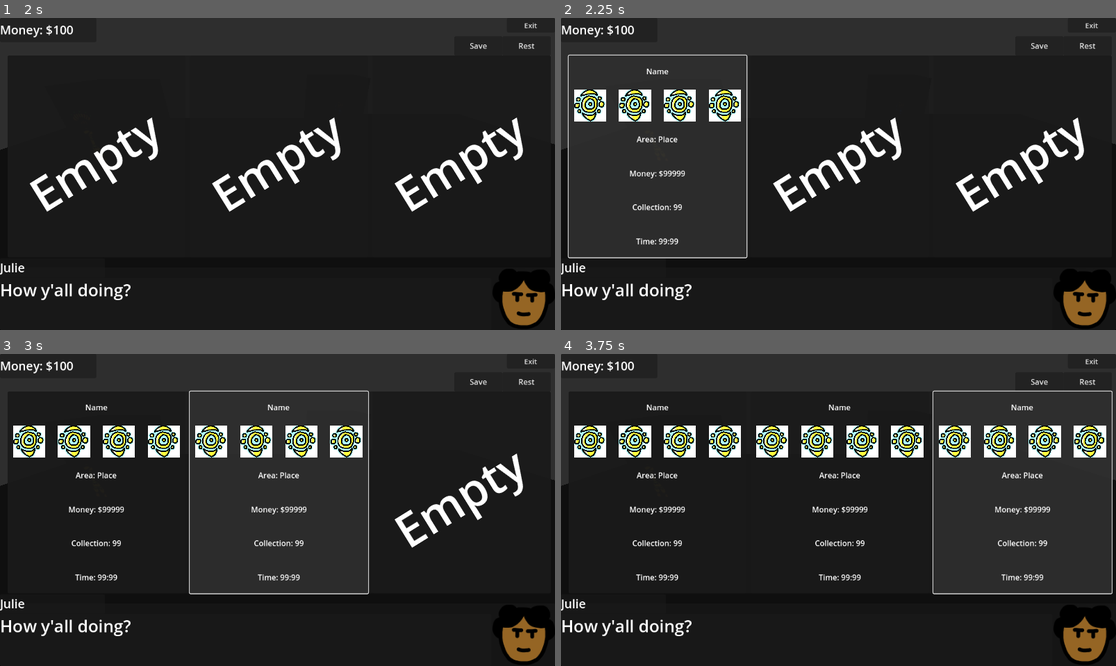
Above: before the commit, frames 1-4 (two rows, left to right).
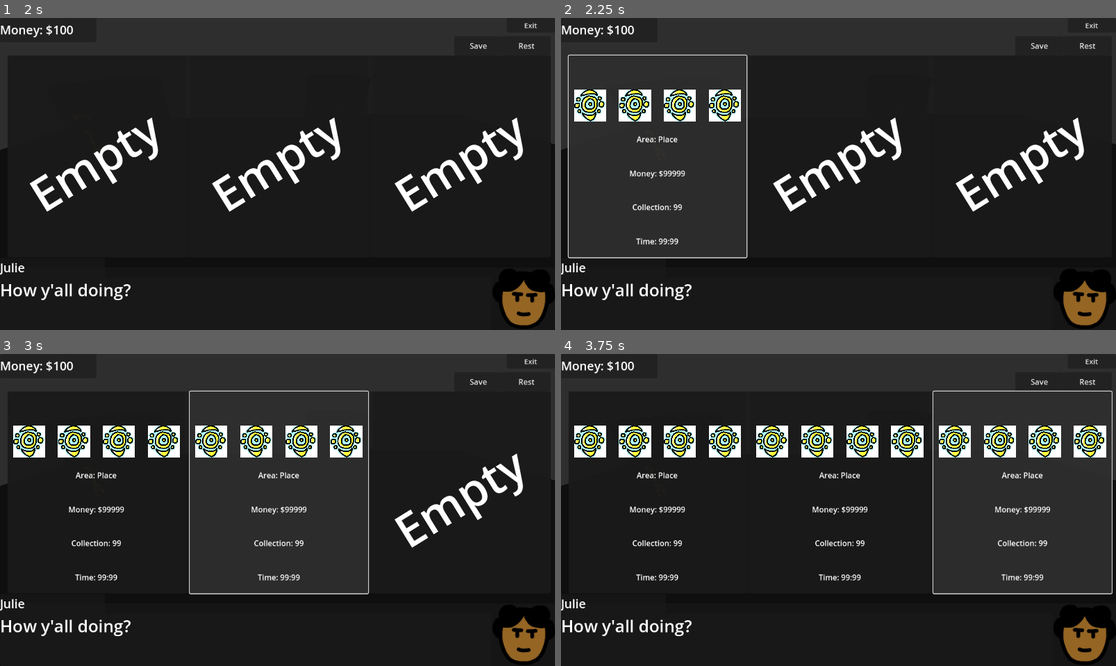
Above: after the commit, the same moments.

Repository: eneumont/towermercs
Game: Godot game, scene res://Scenes/Town/Town1.tscn
Two runs of this game, one before a commit and one after it. Both use one fixed random seed, a clock stepped at 60 frames per second and the inputs below. This scene is started directly instead of the project's main scene.
Inputs (mouse positions are in pixels of both pictures, inside the frame that each line leads up to):
- Up to frame 1 (2 s): tap Enter at 0.5 s; move the mouse to (399, 158) at 0.52 s; hold D (move_right) 0.53-1.28 s; tap Z (confirm) at 0.6, 1.55 s; move the mouse to (166, 189) at 1.27 s; hold S (move_down) from 1.28 s (still down); tap L (circle) at 1.35 s
- Up to frame 2 (2.25 s): release S (move_down) at 2 s; click "Empty" at 2 s
- Up to frame 3 (3 s): click "Empty" at 2.75 s
- Up to frame 4 (3.75 s): click "Empty" at 3.5 s

Frame 1 is identical in both runs. In frame 2, less than 0.1% of the frame differs, in the area x 15-20%, y 16-19%; in frame 3, less than 0.1%; in frame 4, 0.1%, in the area x 15-86%, y 16-19%.
Error before the commit: Invalid access to property or key 'name' on a base object of type 'Dictionary'. (res://Scripts/Town/inn_save_slot.gd:26)

Commit message:
more save almost there
info is duplicated in saves, getting addon for better serialization and de-ization

Diff:
--- a/Scripts/Field/field.gd
+++ b/Scripts/Field/field.gd
@@ -23,5 +23,3 @@
 	var fieldChar = player_scn.instantiate()
 	add_child(fieldChar)
 	fieldChar.position = PlayerData.player_pos
-
-	SaveManager.save_game(0, PlayerData.save(), true)
--- a/Scripts/Save/save_manager.gd
+++ b/Scripts/Save/save_manager.gd
@@ -6,6 +6,11 @@
 var save_slots: Dictionary = {}
 
 func _ready():
+	#SaveManager.delete_save(0, true)
+	#SaveManager.delete_save(1)
+	#SaveManager.delete_save(2)
+	#SaveManager.delete_save(3)
+
 	_load_save_metadata()
 
 func save_game(slot: int, data: Dictionary, autosave := false) -> void:
@@ -16,11 +21,10 @@
 	var path := _get_save_path(slot, autosave)
 	var file := FileAccess.open_encrypted_with_pass(path, FileAccess.WRITE, "4578ri82bhe")
 	if file:
-		data["meta"] = {
+		data["meta"] = data.merged({
 			"timestamp": Time.get_datetime_string_from_system(),
-			"scene": get_tree().current_scene.scene_file_path,
 			"playtime": _get_playtime_string()
-		}
+		})
 
 		file.store_string(JSON.stringify(data, "\t"))
 		file.close()
@@ -42,29 +46,6 @@
 		return {}
 
 	return parsed
-
-func clear_save(slot: int) -> void:
-	var dir := DirAccess.open(SAVE_DIR)
-	if not dir:
-		DirAccess.make_dir_recursive_absolute(SAVE_DIR)
-
-	var path := _get_save_path(slot)
-	var file := FileAccess.open_encrypted_with_pass(path, FileAccess.WRITE, "4578ri82bhe")
-
-	var data := {
-		"full" : false,
-	}
-
-	if file:
-		data["meta"] = {
-			"timestamp": Time.get_datetime_string_from_system(),
-			"scene": get_tree().current_scene.scene_file_path,
-			"playtime": _get_playtime_string()
-		}
-
-		file.store_string(JSON.stringify(data, "\t"))
-		file.close()
-		_load_save_metadata()
 
 func delete_save(slot: int, autosave := false) -> void:
 	var path := _get_save_path(slot, autosave)
--- a/Scripts/Save/scene_manager.gd
+++ b/Scripts/Save/scene_manager.gd
@@ -41,3 +41,4 @@
 	get_tree().change_scene_to_file("res://Scenes/" + next + ".tscn")
 	PlayerData.cur_scn = next
 	PlayerData.player_pos = pos
+	SaveManager.save_game(0, PlayerData.save(), true)
--- a/Scripts/Title/title_save_slot.gd
+++ b/Scripts/Title/title_save_slot.gd
@@ -42,8 +42,9 @@
 	if used:
 		var data = SaveManager.load_game(slot)
 
-		for p in party_imgs.get_child_count():\
-			match data["party"][slot - 1].class_type:
+		for p in party_imgs.get_child_count():
+			var test = data["meta"]["party"][slot - 1]
+			match data["meta"]["party"][slot - 1].class_type:
 				CharData.ClassType.KNIGHT:
 					party_imgs.get_children()[p].texture = load("res://Images/Textures/Icons/Characters/Knight.png")
 				CharData.ClassType.THIEF:
--- a/Scripts/Title/title_ui.gd
+++ b/Scripts/Title/title_ui.gd
@@ -68,7 +68,7 @@
 	SceneManager.new_scene(PlayerData.cur_scn, PlayerData.player_pos)
 
 func arena_click():
-	#get_tree().change_scene_to_file("res://Scenes/" + "Arena/ArenaBase" + ".tscn")
+	#SceneManager.new_scene("Arena/ArenaBase", Vector3(0,0,0)
 	pass
 
 func pick_screen(num: int):
--- a/Scripts/Town/town.gd
+++ b/Scripts/Town/town.gd
@@ -11,5 +11,3 @@
 	var fieldChar = player_scn.instantiate()
 	add_child(fieldChar)
 	fieldChar.position = PlayerData.player_pos
-
-	SaveManager.save_game(0, PlayerData.save(), true)
--- a/Scripts/WorldMap/world_map.gd
+++ b/Scripts/WorldMap/world_map.gd
@@ -10,5 +10,3 @@
 	var worldPlayer = player_scn.instantiate()
 	add_child(worldPlayer)
 	worldPlayer.position = PlayerData.player_pos
-
-	SaveManager.save_game(0, PlayerData.save(), true)
